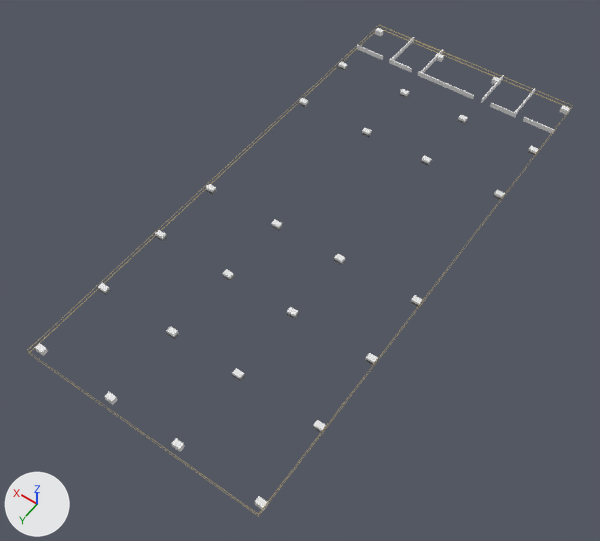
An edit to the Blender file tablas2-P1.blend, drawn before and after from the same camera.
One viewpoint serves both versions: a camera (50 mm lens) standing at (-7.85, 10.5, 13.98) and looking at (-1.17, 1.14, -0.73). The lights are fixed; the arrows at lower left show +X, +Y and +Z.

Objects in the first picture: 'PAredes y suelo', 'Salas', 'columna'.
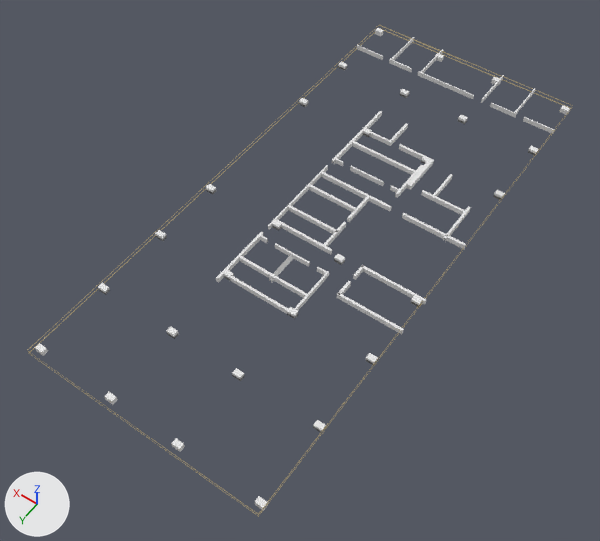
What changed in the scene script:
```text
Add me_cube_002:
    me_cube_002.from_pydata(...)  # 270 vertices, 153 faces, 1 loose edge; spans x -1.0..4.0, y -89.0..131.0, z 0.0..1.0
Add ob_escaleras:
    ob_escaleras = bpy.data.objects.new('escaleras', me_cube_002)
    ob_escaleras.location = (-3.23, -0.97, 0.0)
    ob_escaleras.scale = (0.843, 0.0293, 0.125)
```

What differs and where, as boxes (x1, y1, x2, y2) in the pictures (600 x 541 px):
'escaleras', added: after (216, 111, 471, 334)
